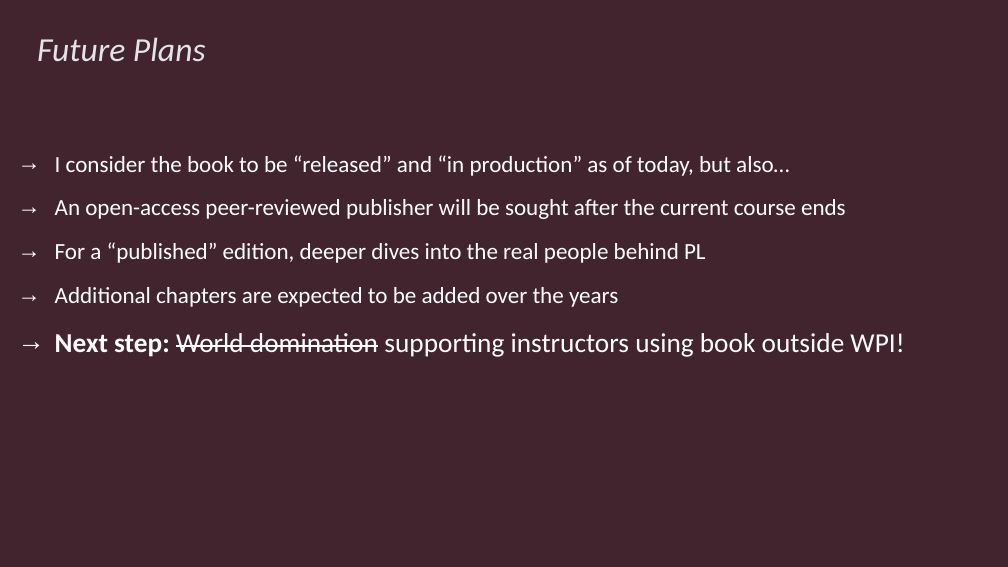
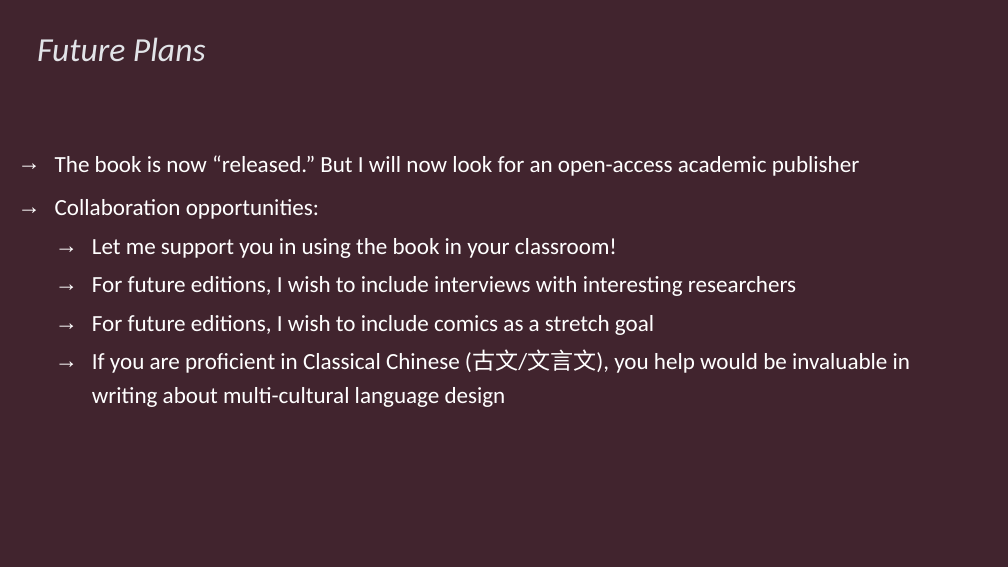
Before and after one commit to rbohrer/pl-course, a slide deck: slide 20 of LectureSlides/SPLASHE23.pptx (slide 33 before the commit). Drawn at 1008x567 pixels with LibreOffice and Linux fonts; fonts in the diff are those of the drawing. Boxes give left, top, right and bottom in pixels: in the first picture for what was removed or moved away, otherwise in the second. Text is boxed around its words. In the diff, an @@ line names an element or a change of style, - is before the commit and + after.

```diff
--- a/LectureSlides/SPLASHE23.pptx
+++ b/LectureSlides/SPLASHE23.pptx
@@ text at box(55, 155, 910, 407): text changed @@
-→ I consider the book to be “released” and “in production” as of today, but also…
-→ An open-access peer-reviewed publisher will be sought after the current course ends
-→ For a “published” edition, deeper dives into the real people behind PL
-→ Additional chapters are expected to be added over the years
-→ Next step: World domination supporting instructors using book outside WPI!
+→ The book is now “released.” But I will now look for an open-access academic publisher
+→ Collaboration opportunities:
+  → Let me support you in using the book in your classroom!
+  → For future editions, I wish to include interviews with interesting researchers
+  → For future editions, I wish to include comics as a stretch goal
+  → If you are proficient in Classical Chinese (古文/文言文), you help would be invaluable in writing about multi-cultural language design
```
Also in this commit, not shown: 12 other slides changed, 2 slides added, 6 slides removed, 2 other files.
